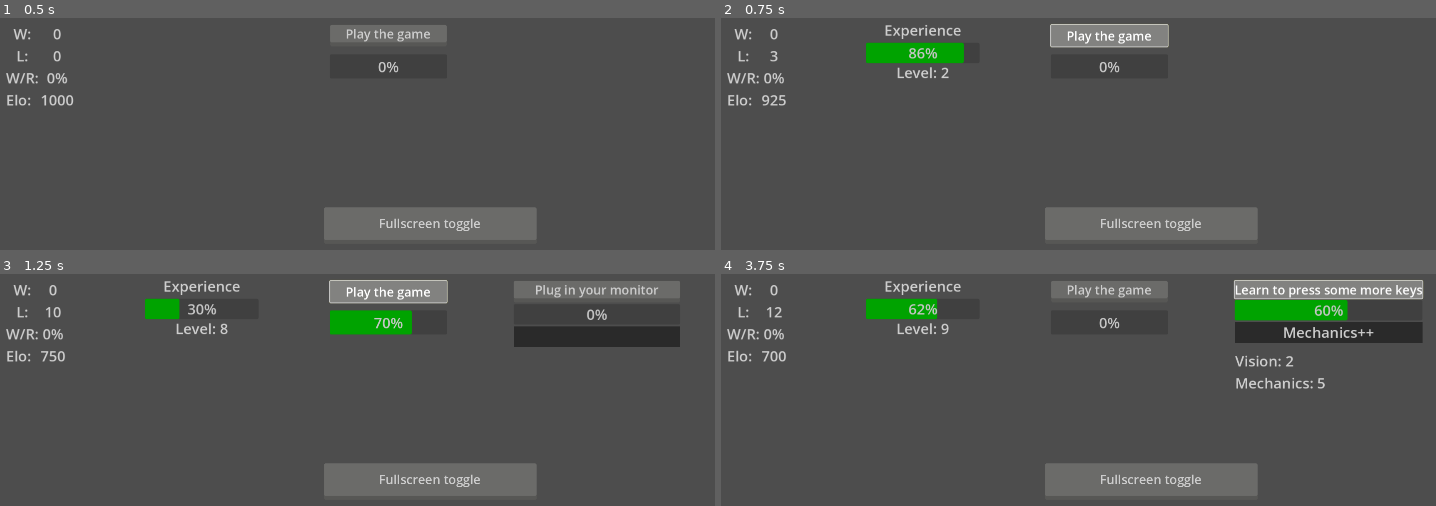
Above: before the commit, frames 1-4 (two rows, left to right).
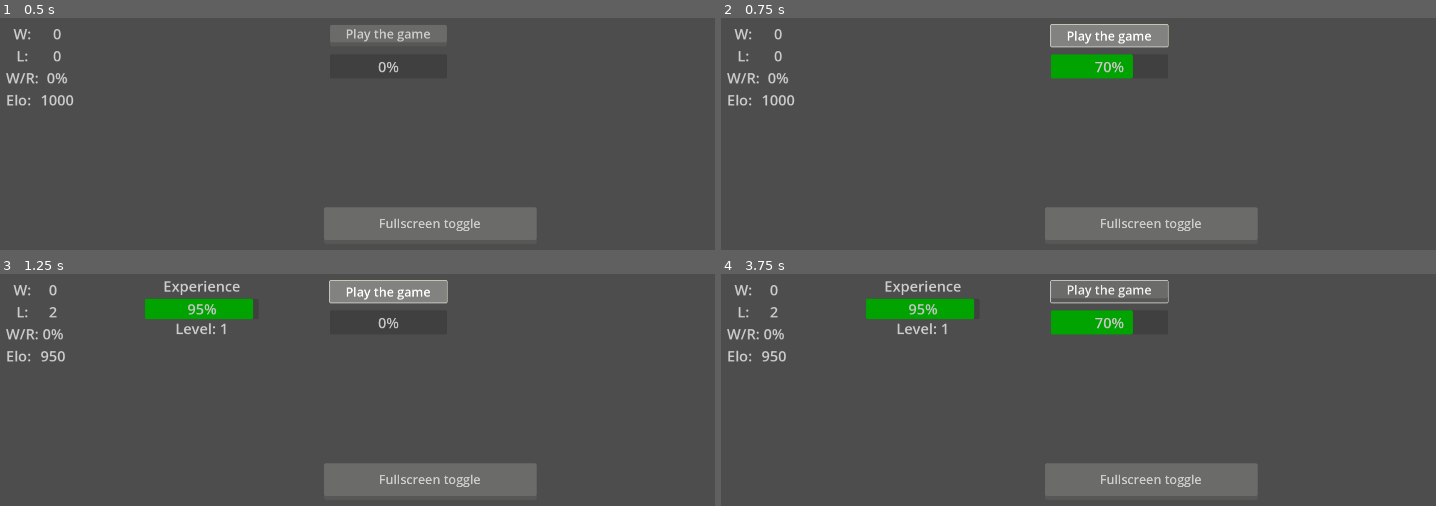
Above: after the commit, the same moments.

Repository: Rycerzklanu/moba_incremental
Game: Godot game, scene res://Scenes/main.tscn
Same seed, same stepped clock (60 frames per second), same inputs: the game is played once before the commit and once after it.
Inputs (mouse positions are in pixels of both pictures, inside the frame that each line leads up to):
- Up to frame 1 (0.5 s): no input
- Up to frame 2 (0.75 s): click "Play the game" at 0.5 s
- Up to frame 3 (1.25 s): no input
- Up to frame 4 (3.75 s): click "Play the game" at 1.25 s; click (1314, 292) at 2 s, where only the run before the commit has a clickable "Plug in your monitor"; click (1314, 290) at 2.75 s, where only the run before the commit has a clickable "Learn to move your mouse"; click (1314, 290) at 3.5 s, where only the run before the commit has a clickable "Learn to press some keys"

Frame 1 is identical in both runs. In frame 2, 3.1% of the frame differs, in the area x 5-58%, y 3-38%; in frame 3, 6.0%; in frame 4, 8.7%, in the area x 5-99%, y 2-50%.

Commit message:
Added documentation to the tab1_UI script

Diff:
--- a/Scenes/tab_1ui.tscn
+++ b/Scenes/tab_1ui.tscn
@@ -73,7 +73,7 @@
 
 [node name="Timer" type="Timer" parent="Play_game_ProgBar"]
 process_callback = 0
-wait_time = 0.022
+wait_time = 0.187
 
 [node name="GridContainer" type="GridContainer" parent="Play_game_ProgBar"]
 layout_mode = 1
--- a/Scripts/UI_1/Tab1UI.gd
+++ b/Scripts/UI_1/Tab1UI.gd
@@ -1,20 +1,33 @@
 extends Control
+
+#declare the fullscreen switch variable
 var fullscreen_val = 0
+
+# declare the base win chance variable
 var wchance = 0.10
+
+#declare signals for game win and game loss events
 signal progbar_full_w
 signal progbar_full_l
+
+#hide everything on startup besides the play game button
+#note: WR and stuff should also be hidden but isn't currently
 func _ready():
 	$Player_exp_ProgBar.hide()
 	$Skills_container.hide()
 	$"RPG Skills".show()
+
+#show the exp container after the first game was played
+#note: I want it to come up before einrate container
 func _on_player_exp_prog_bar_changed():
 	$Player_exp_ProgBar.show()
 
-
+#show the learn skill nodes after exp level 5 is reached
 func _on_label_level_signal():
 		$Skills_container.show()
 
-
+#fullscreen toggle bound to the fullscreen button
+#will have to be put somewhere more sensible at some point obviously
 func _on_check_button_pressed():
 	fullscreen_val += 1
 	if fullscreen_val == 1:
@@ -24,10 +37,14 @@
 		DisplayServer.window_set_mode(DisplayServer.WINDOW_MODE_WINDOWED)
 		fullscreen_val = 0
 
-
+#calculate the result of the game based on current elo and skills
 func _on_play_game_prog_bar_valchanged():
 	wchance = (0.1 + 0.2 * ($"RPG Skills/Vision_label".vision + $"RPG Skills/Mechanics_label".mechanics + $"RPG Skills/Knowledge_label".knowledge + $"RPG Skills/Teamplay_label".teamplay + $"RPG Skills/Champ_mast_label".champ_mastery)) * (1000/$Play_game_ProgBar/GridContainer/Elo_amount.elo)
+	#this is just for debug
 	print(wchance)
+	#picks a random number between 0 and 1, if the win chance variable
+	#is bigger than the picked number, the game is won
+	#else the game is lost
 	if randf() < wchance:
 		emit_signal("progbar_full_w")
 	else:
Not shown: 1 places in Scenes/tab_1ui.tscn that only renumber resources
